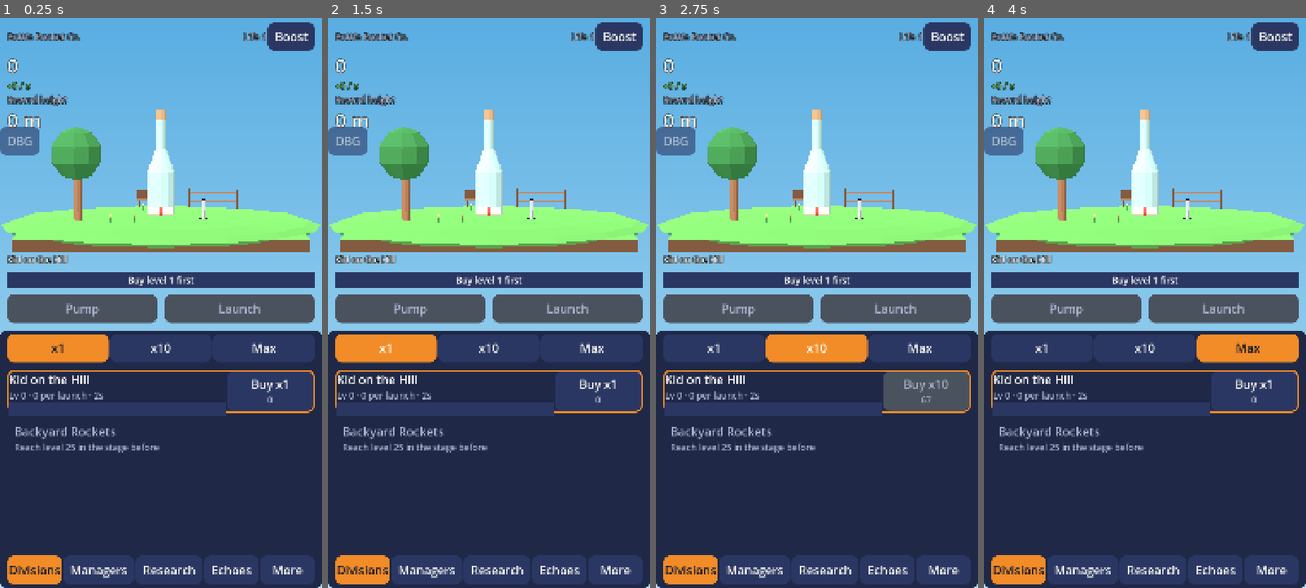
Above: before the commit, frames 1-4 (left to right).
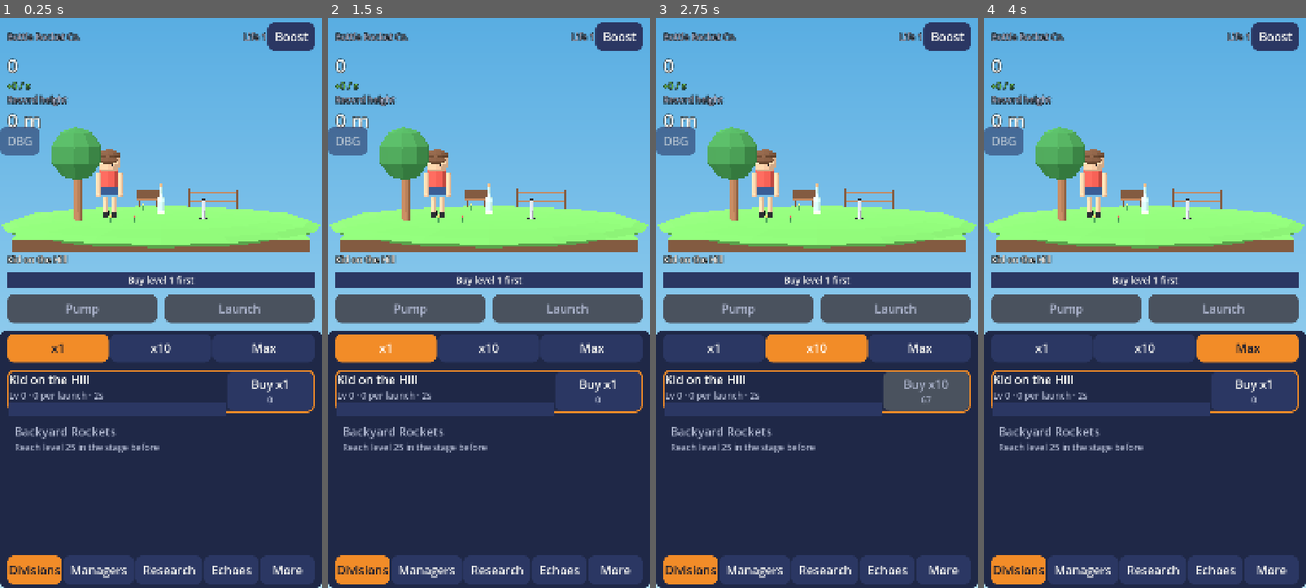
Above: after the commit, the same moments.

Repository: dattaprasad-r-ekavade/space-flight-clicker
Game: Godot game, scene res://scenes/main.tscn
The game is run twice, just before and just after one commit, with the same random seed, the same clock (stepped at 60 frames per second) and the same inputs.
Inputs (mouse positions are in pixels of both pictures, inside the frame that each line leads up to):
- Up to frame 1 (0.25 s): no input
- Up to frame 2 (1.5 s): click "Boost" at 0.5 s; click "x1" at 1.25 s
- Up to frame 3 (2.75 s): click "x10" at 2 s
- Up to frame 4 (4 s): click "Max" at 2.75 s; click (1099, 388) at 3.5 s

The runs differ from the first frame. In frame 1, 1.7% of the frame differs, in the area x 29-55%, y 16-36%; in frame 2, 1.7%; in frame 3, 1.7%; in frame 4, 1.7%.

Commit message:
T058, T059: particle trails, kid pump animation; per-stage vehicle scale
Co-Authored-By: Claude Fable 5.2 <noreply@anthropic.com>

Diff:
--- /dev/null
+++ b/game/scenes/world/kid.gd
@@ -0,0 +1,118 @@
+extends Node3D
+## World part: the kid who works the pump in stage 1 (bottles).
+## Shown only while World.current_stage() == "bottles".
+## Each new fuel tap plays a short arm motion.
+
+const MODEL_PATH: String = "res://assets/models/kid.glb"
+const KID_POSITION: Vector3 = Vector3(-2.2, 0.0, 0.5)
+const KID_SCALE: float = 2.2
+const STAGE_ID: String = "bottles"
+const DIVISION_ID: String = "bottles"
+const TAPS_KEY: String = "fuel_taps"
+const PUMP_TIME: float = 0.15
+const PUMP_ANGLE_DEG: float = -70.0
+
+var _world: World = null
+var _model: Node3D = null
+var _arm_l: Node3D = null
+var _arm_r: Node3D = null
+var _arm_l_base: float = 0.0
+var _arm_r_base: float = 0.0
+var _tween: Tween = null
+var _last_taps: int = -1
+var _last_visible: bool = false
+
+
+func _ready() -> void:
+	position = KID_POSITION
+	scale = Vector3.ONE * KID_SCALE
+	_world = get_parent() as World
+	_load_model()
+	EventBus.division_changed.connect(_on_division_changed)
+	EventBus.state_loaded.connect(_on_state_loaded)
+	_last_taps = _fuel_taps()
+	_refresh_visibility()
+
+
+func _load_model() -> void:
+	if not ResourceLoader.exists(MODEL_PATH):
+		return
+	var scene: PackedScene = load(MODEL_PATH) as PackedScene
+	if scene == null:
+		return
+	_model = scene.instantiate() as Node3D
+	if _model == null:
+		return
+	add_child(_model)
+	_arm_l = _model.find_child("arm_l", true, false) as Node3D
+	_arm_r = _model.find_child("arm_r", true, false) as Node3D
+	if _arm_l != null:
+		_arm_l_base = _arm_l.rotation_degrees.x
+	if _arm_r != null:
+		_arm_r_base = _arm_r.rotation_degrees.x
+
+
+func _is_bottles() -> bool:
+	return _world != null and _world.current_stage() == STAGE_ID
+
+
+func _refresh_visibility() -> void:
+	var show_kid: bool = _is_bottles()
+	if show_kid == _last_visible:
+		return
+	_last_visible = show_kid
+	visible = show_kid
+
+
+func _fuel_taps() -> int:
+	var bottles: Dictionary = GameState.divisions.get(DIVISION_ID, {})
+	var value: Variant = bottles.get(TAPS_KEY, 0)
+	return int(value)
+
+
+func _on_division_changed(id: String) -> void:
+	_refresh_visibility()
+	if id != DIVISION_ID:
+		return
+	var taps: int = _fuel_taps()
+	if taps == _last_taps:
+		return
+	_last_taps = taps
+	if _is_bottles():
+		_play_pump()
+
+
+func _on_state_loaded() -> void:
+	_last_taps = _fuel_taps()
+	_refresh_visibility()
+
+
+func _play_pump() -> void:
+	if _tween != null and _tween.is_valid():
+		_tween.kill()
+	_set_arm_angle(_arm_l, _arm_l_base)
+	_set_arm_angle(_arm_r, _arm_r_base)
+	if _arm_l == null and _arm_r == null:
+		return
+	var half: float = PUMP_TIME * 0.5
+	_tween = create_tween()
+	_tween.set_parallel(true)
+	_tween_arm(_arm_l, _arm_l_base + PUMP_ANGLE_DEG, half)
+	_tween_arm(_arm_r, _arm_r_base + PUMP_ANGLE_DEG, half)
+	_tween.chain()
+	_tween_arm(_arm_l, _arm_l_base, half)
+	_tween_arm(_arm_r, _arm_r_base, half)
+
+
+func _tween_arm(arm: Node3D, angle: float, duration: float) -> void:
+	if arm == null:
+		return
+	_tween.tween_property(arm, "rotation_degrees:x", angle, duration)
+
+
+func _set_arm_angle(arm: Node3D, angle: float) -> void:
+	if arm == null:
+		return
+	var rot: Vector3 = arm.rotation_degrees
+	rot.x = angle
+	arm.rotation_degrees = rot
--- /dev/null
+++ b/game/scenes/world/trail.gd
@@ -0,0 +1,173 @@
+extends Node3D
+## Exhaust trail behind the vehicle. One CPUParticles3D, world space.
+## Trail kind and colour come from res://data/stages_visual.json.
+
+const DATA_PATH: String = "res://data/stages_visual.json"
+const MAX_PARTICLES: int = 150
+const MAX_EMIT_TIME: float = 3.0
+const DIRECTION: Vector3 = Vector3(0.0, -1.0, 0.0)
+const FLAME_HOT: Color = Color(1.0, 1.0, 0.7, 1.0)
+
+var _particles: CPUParticles3D
+var _flight: Node = null
+var _visual: Dictionary = {}
+var _preset_stage: String = ""
+var _emitting: bool = false
+var _emit_left: float = 0.0
+
+
+func _ready() -> void:
+	_particles = CPUParticles3D.new()
+	_particles.emitting = false
+	_particles.local_coords = false
+	_particles.one_shot = false
+	_particles.gravity = Vector3.ZERO
+	add_child(_particles)
+	var raw: Variant = DataLoader.load_json(DATA_PATH)
+	if raw is Dictionary:
+		_visual = raw
+	EventBus.division_changed.connect(_on_division_changed)
+	EventBus.state_loaded.connect(_on_state_loaded)
+	call_deferred("_find_flight")
+	call_deferred("_refresh_stage")
+
+
+func _process(delta: float) -> void:
+	if not _emitting:
+		return
+	_emit_left -= delta
+	if _emit_left <= 0.0:
+		_stop()
+		return
+	var world: World = get_parent() as World
+	if world == null:
+		return
+	var vehicle_node: Node3D = world.vehicle()
+	if vehicle_node != null:
+		_particles.global_position = vehicle_node.global_position
+
+
+func apply_preset(preset: String, color: Color) -> void:
+	_particles.scale_amount_curve = null
+	match preset:
+		"smoke":
+			_setup(40, 1.2, 45.0, 0.5, 1.5, 0.8, 1.0, Vector2(0.8, 0.8), 0.1)
+			_particles.scale_amount_curve = _grow_curve()
+			_particles.color_ramp = _ramp(
+				PackedColorArray([_alpha(color, 0.6), _alpha(color, 0.35), _alpha(color, 0.0)]),
+				PackedFloat32Array([0.0, 0.5, 1.0]))
+		"flame":
+			_setup(60, 0.5, 8.0, 2.0, 3.0, 0.5, 0.7, Vector2(0.35, 0.35), 0.0)
+			_particles.color_ramp = _ramp(
+				PackedColorArray([FLAME_HOT, _alpha(color, 1.0), _alpha(color, 0.0)]),
+				PackedFloat32Array([0.0, 0.4, 1.0]))
+		"plasma":
+			_setup(60, 0.6, 5.0, 1.5, 2.5, 0.8, 1.2, Vector2(0.2, 0.2), 0.0)
+			_particles.color_ramp = _ramp(
+				PackedColorArray([Color(1.0, 1.0, 1.0, 1.0), _alpha(color, 1.0), _alpha(color, 0.0)]),
+				PackedFloat32Array([0.0, 0.4, 1.0]))
+		"warp":
+			_setup(30, 0.3, 2.0, 6.0, 9.0, 1.0, 1.0, Vector2(0.08, 0.5), 0.0)
+			_particles.color_ramp = _ramp(
+				PackedColorArray([_alpha(color, 1.0), _alpha(color, 0.0)]),
+				PackedFloat32Array([0.0, 1.0]))
+		_:
+			# "puff" and any unknown name.
+			_setup(12, 0.5, 25.0, 0.3, 0.6, 1.0, 1.4, Vector2(1.2, 1.2), 0.1)
+			_particles.color_ramp = _ramp(
+				PackedColorArray([_alpha(color, 0.8), _alpha(color, 0.4), _alpha(color, 0.0)]),
+				PackedFloat32Array([0.0, 0.3, 1.0]))
+
+
+func _setup(amount: int, lifetime: float, spread: float, vel_min: float, vel_max: float,
+		scale_min: float, scale_max: float, size: Vector2, radius: float) -> void:
+	var mat: StandardMaterial3D = StandardMaterial3D.new()
+	mat.shading_mode = BaseMaterial3D.SHADING_MODE_UNSHADED
+	mat.vertex_color_use_as_albedo = true
+	mat.transparency = BaseMaterial3D.TRANSPARENCY_ALPHA
+	mat.billboard_mode = BaseMaterial3D.BILLBOARD_ENABLED
+	var quad: QuadMesh = QuadMesh.new()
+	quad.size = size
+	quad.material = mat
+	_particles.mesh = quad
+	_particles.amount = mini(amount, MAX_PARTICLES)
+	_particles.lifetime = lifetime
+	_particles.direction = DIRECTION
+	_particles.spread = spread
+	_particles.initial_velocity_min = vel_min
+	_particles.initial_velocity_max = vel_max
+	_particles.scale_amount_min = scale_min
+	_particles.scale_amount_max = scale_max
+	_particles.color = Color.WHITE
+	_particles.emission_shape = CPUParticles3D.EMISSION_SHAPE_SPHERE if radius > 0.0 else CPUParticles3D.EMISSION_SHAPE_POINT
+	_particles.emission_sphere_radius = radius
+
+
+func _ramp(colors: PackedColorArray, offsets: PackedFloat32Array) -> Gradient:
+	var gradient: Gradient = Gradient.new()
+	gradient.colors = colors
+	gradient.offsets = offsets
+	return gradient
+
+
+func _grow_curve() -> Curve:
+	var curve: Curve = Curve.new()
+	curve.add_point(Vector2(0.0, 0.3))
+	curve.add_point(Vector2(1.0, 1.0))
+	return curve
+
+
+func _alpha(c: Color, a: float) -> Color:
+	return Color(c.r, c.g, c.b, a)
+
+
+func _find_flight() -> void:
+	var flight: Flight = get_parent().get_node_or_null("Flight") as Flight
+	if flight == null:
+		return
+	if not flight.lifted_off.is_connected(_on_lifted_off):
+		flight.lifted_off.connect(_on_lifted_off)
+	if not flight.landed.is_connected(_on_landed):
+		flight.landed.connect(_on_landed)
+
+
+func _refresh_stage() -> void:
+	var world: World = get_parent() as World
+	if world == null:
+		return
+	var stage: String = world.current_stage()
+	if stage == _preset_stage or not _visual.has(stage):
+		return
+	_preset_stage = stage
+	var row: Dictionary = _visual[stage] as Dictionary
+	var kind: String = str(row.get("trail", "puff"))
+	var color: Color = Color.html(str(row.get("trail_color", "#FFFFFF")))
+	apply_preset(kind, color)
+
+
+func _start() -> void:
+	_refresh_stage()
+	_emitting = true
+	_emit_left = MAX_EMIT_TIME
+	_particles.emitting = true
+
+
+func _stop() -> void:
+	_emitting = false
+	_particles.emitting = false
+
+
+func _on_lifted_off(_id: String) -> void:
+	_start()
+
+
+func _on_landed(_id: String, _revenue: float, _apogee: float) -> void:
+	_stop()
+
+
+func _on_division_changed(_id: String) -> void:
+	call_deferred("_refresh_stage")
+
+
+func _on_state_loaded() -> void:
+	call_deferred("_refresh_stage")
--- a/game/scenes/world/world.gd
+++ b/game/scenes/world/world.gd
@@ -23,6 +23,9 @@
 const CAM_LOOK_AT: Vector3 = Vector3(0.0, -4.0, 0.0)
 ## Vehicles are modelled 2 m tall. The sites are built for a larger vehicle, so scale it up.
 const VEHICLE_SCALE: float = 2.2
+## Extra scale for vehicles that are small in real life (a bottle, a model rocket).
+const SMALL_VEHICLES: Dictionary = {"bottles": 0.3, "model_rockets": 0.55}
+var _current_stage_for_scale: String = ""
 const CAM_FOV: float = 40.0
 
 const SKY_COLOR: Color = Color("87CEEB")
@@ -63,6 +66,7 @@
 	_clear(_vehicle_root)
 	_stage = id
 	_add_model(_site_root, SITE_PATH_FORMAT % id, false)
+	_current_stage_for_scale = id
 	_add_model(_vehicle_root, VEHICLE_PATH_FORMAT % id, true)
 
 
@@ -135,7 +139,10 @@
 	if ResourceLoader.exists(path):
 		var scene: PackedScene = load(path) as PackedScene
 		if scene != null:
-			root.add_child(scene.instantiate())
+			var model: Node3D = scene.instantiate() as Node3D
+			if is_vehicle and model != null:
+				model.scale = Vector3.ONE * float(SMALL_VEHICLES.get(_current_stage_for_scale, 1.0))
+			root.add_child(model)
 			return
 	if is_vehicle:
 		root.add_child(_placeholder_vehicle())
--- a/game/tools/screenshot.gd
+++ b/game/tools/screenshot.gd
@@ -19,6 +19,8 @@
 	DirAccess.make_dir_recursive_absolute(folder)
 	if _arg("--state=") == "mid":
 		_prepare_mid_state()
+	elif _arg("--state=") == "new":
+		_prepare_new_state()
 	var main: Node = get_parent()
 	var strip: Node = main.find_child("TabStrip", true, false)
 	var tab_count: int = 5
@@ -50,6 +52,16 @@
 	EventBus.revenue_changed.emit(GameState.revenue)
 
 
+## A fresh game, one bottle level, with a launch in progress.
+func _prepare_new_state() -> void:
+	GameState.new_game()
+	GameState.buy_levels("bottles", 1)
+	EventBus.state_loaded.emit()
+	for i: int in range(5):
+		GameState.pump("bottles")
+	GameState.launch("bottles")
+
+
 func _settle() -> void:
 	for i: int in range(SETTLE_FRAMES):
 		await get_tree().process_frame
Not shown, added: game/scenes/world/kid.gd.uid
Not shown, added: game/scenes/world/trail.gd.uid
